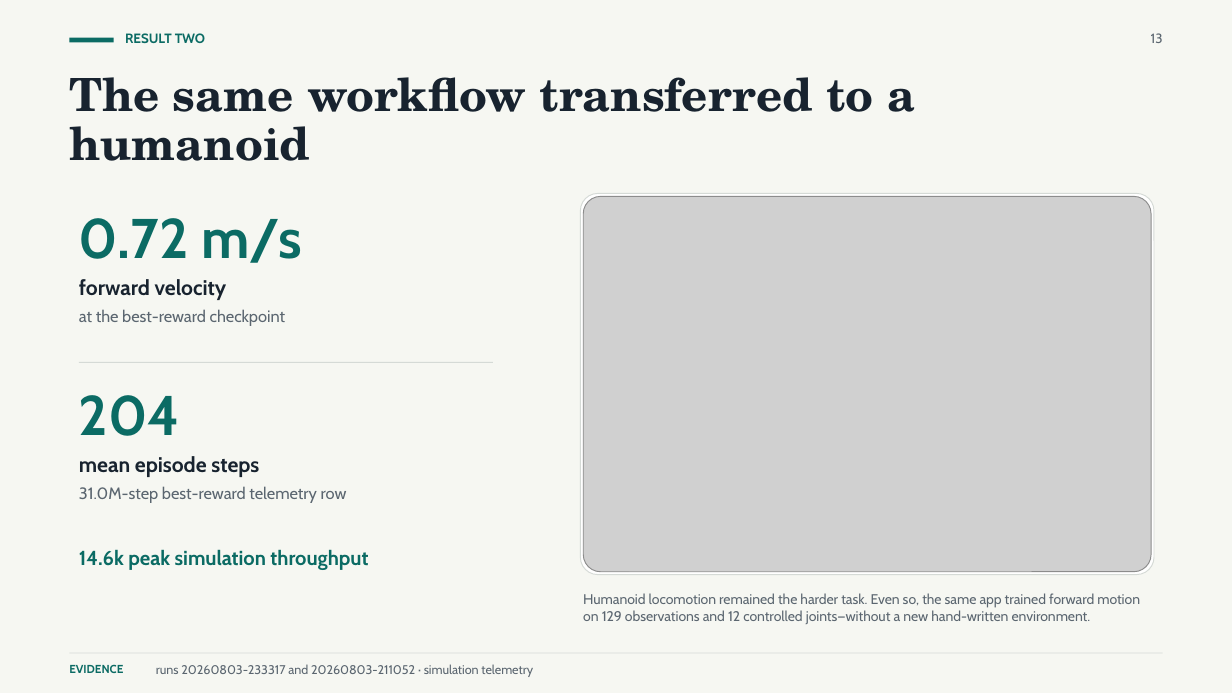
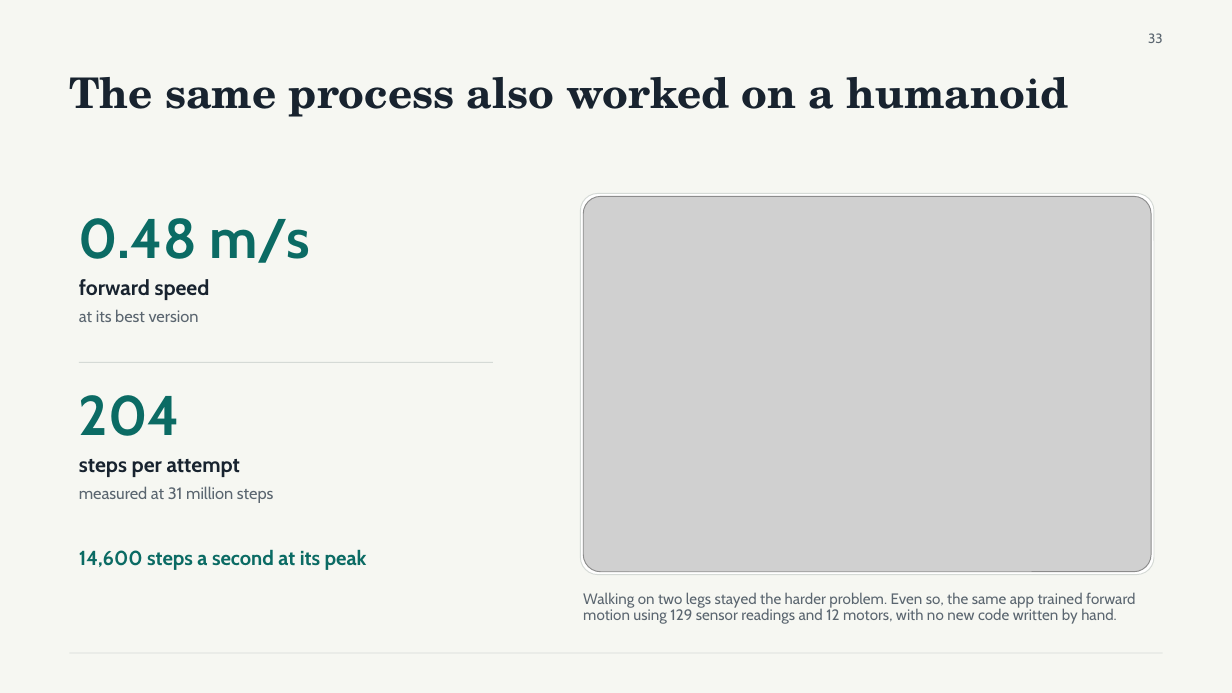
Before and after one commit to shivam675/rl-training-ground, a slide deck: slide 33 of EasyRTG_Final_Submission_Shivam_Chavan.pptx (slide 13 before the commit). Drawn at 1232x693 pixels with LibreOffice and Linux fonts; fonts in the diff are those of the drawing; grey boxes stand for pictures. Boxes give left, top, right and bottom in pixels: in the first picture for what was removed or moved away, otherwise in the second. Text is boxed around its words. In the diff, an @@ line names an element or a change of style, - is before the commit and + after.

```diff
--- a/EasyRTG_Final_Submission_Shivam_Chavan.pptx
+++ b/EasyRTG_Final_Submission_Shivam_Chavan.pptx
@@ rectangle removed at (69,38,114,43) @@
@@ text removed at (125,33,205,43) @@
-RESULT TWO
@@ text at (1148,33,1163,43): text changed @@
-13
+33
@@ text at (69,77,1069,117): text changed; size 35.6 to 32.9 pt @@
-The same workflow transferred to a humanoid
+The same process also worked on a humanoid
@@ text at (79,218,310,263): text changed @@
-0.72 m/s
+0.48 m/s
@@ text at (79,279,210,300): text changed @@
-forward velocity
+forward speed
@@ text at (79,309,199,322): text changed @@
-at the best-reward checkpoint
+at its best version
@@ text at (79,459,240,477): text changed @@
-mean episode steps
+steps per attempt
@@ text at (79,486,273,503): text changed @@
-31.0M-step best-reward telemetry row
+measured at 31 million steps
@@ text at (79,549,367,570): text changed @@
-14.6k peak simulation throughput
+14,600 steps a second at its peak
@@ text at (583,592,1135,624): text changed; size 10.8 to 11.8 pt @@
-Humanoid locomotion remained the harder task. Even so, the same app trained forward motion on 129 observations and 12 controlled joints—without a new hand-written environment.
+Walking on two legs stayed the harder problem. Even so, the same app trained forward motion using 129 sensor readings and 12 motors, with no new code written by hand.
@@ text removed at (69,664,123,673) @@
-EVIDENCE
@@ text removed at (156,664,533,677) @@
-runs 20260803-233317 and 20260803-211052 · simulation telemetry
```
Also in this commit, not shown: 9 other slides changed, 23 slides added, 3 slides removed, 43 other files.
